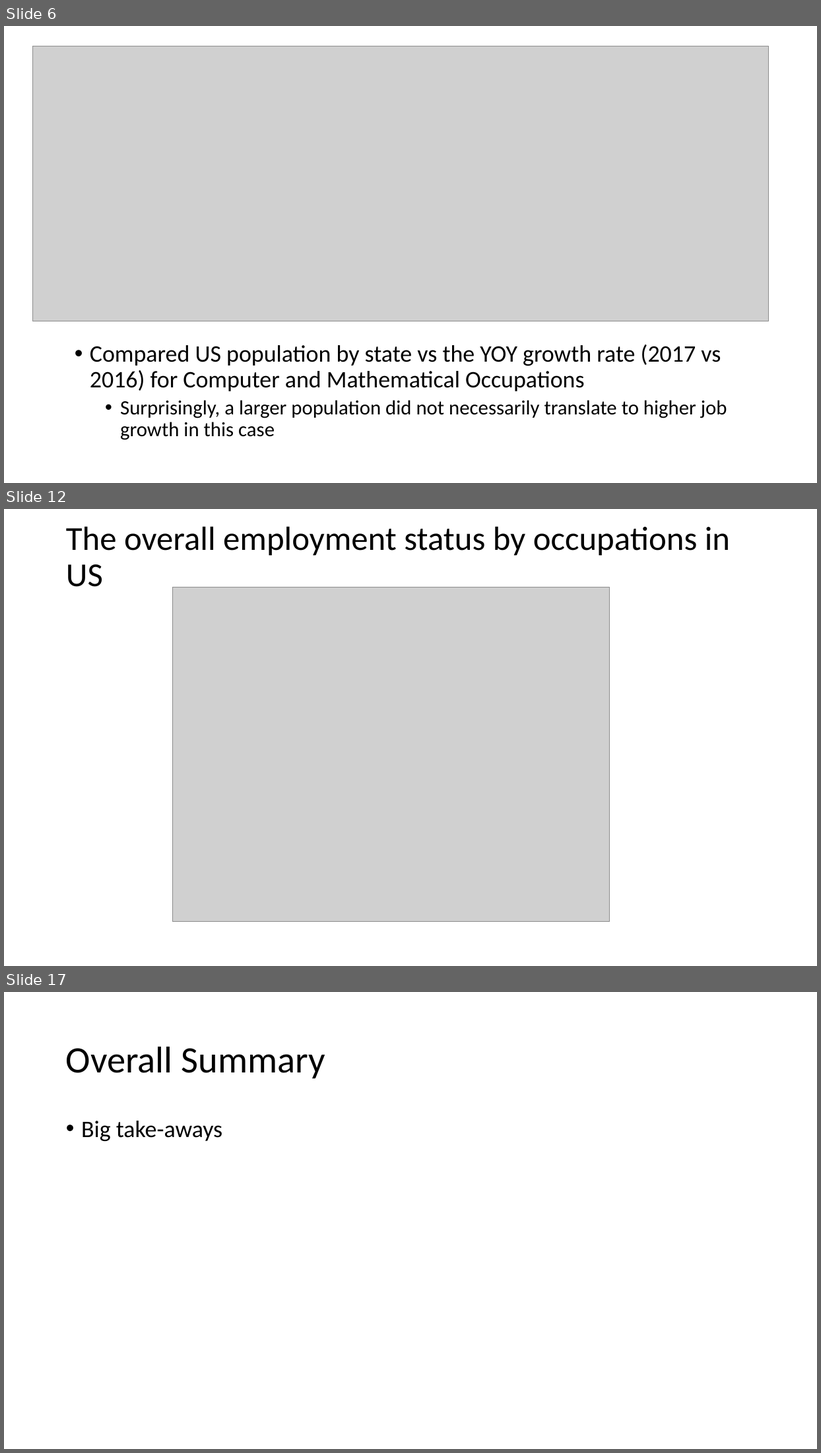
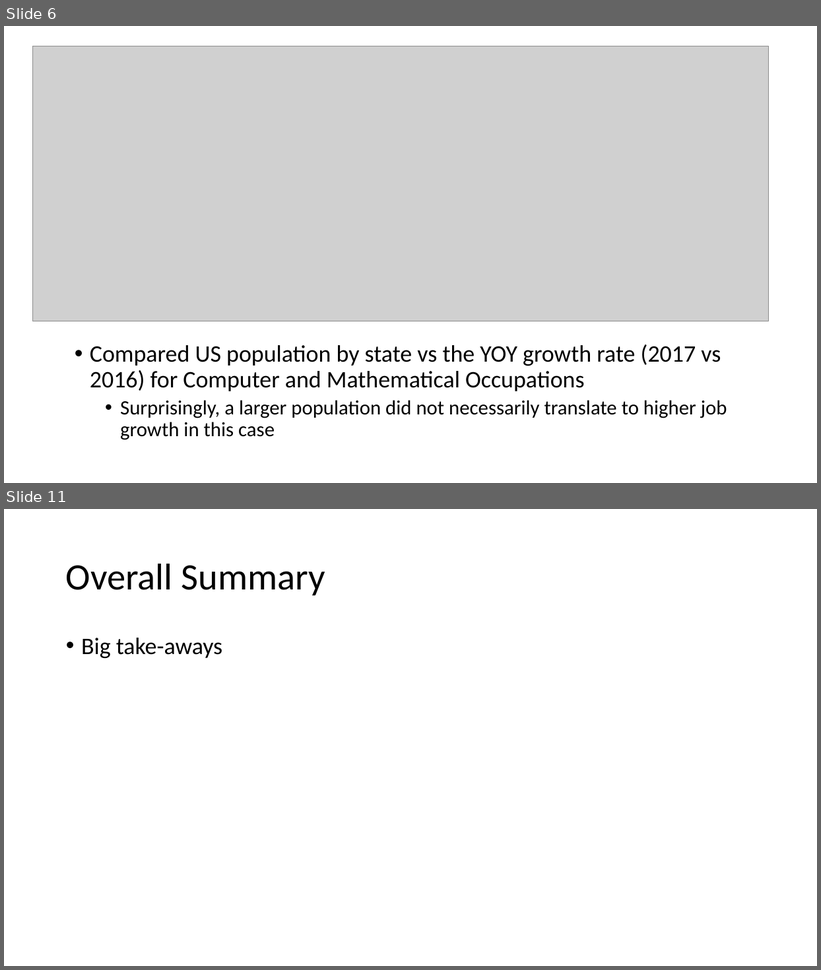
Before and after one commit to WCW789/Project1, a slide deck: Group_7_Presentation.pptx. Shown one above the other, each under a label of ours: slides 6, 12 and 17 before the commit, slides 6 and 11 after it; the slides between them are not shown. The pictures are 821x1453 and 821x970 pixels, drawn with LibreOffice and Linux fonts; fonts in the diff are those of the drawing; grey boxes stand for pictures. Boxes give left, top, right and bottom in pixels: in the first picture for what was removed or moved away, otherwise in the second. Text is boxed around its words. In the diff, an @@ line names an element or a change of style, - is before the commit and + after.

```diff
--- a/Group_7_Presentation.pptx
+++ b/Group_7_Presentation.pptx
@@ slide 12 removed at <box>4,509,817,966</box>, background #FFFFFF @@
@@ title removed at <box>66,526,730,587</box> @@
-The overall employment status by occupations in US
@@ picture removed at <box>173,588,610,923</box> @@
@@ what was slide 17 is now slide 11 @@
```
Also in this commit, not shown: 3 slides changed, 2 slides added, 7 other slides removed.
